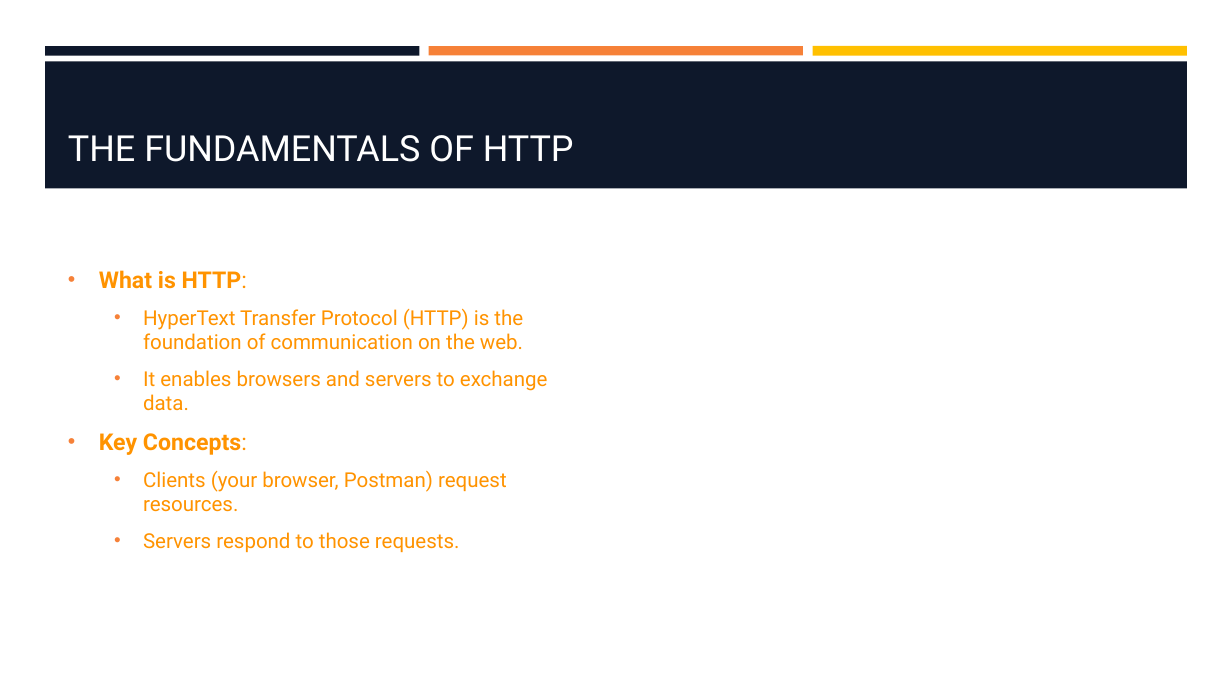
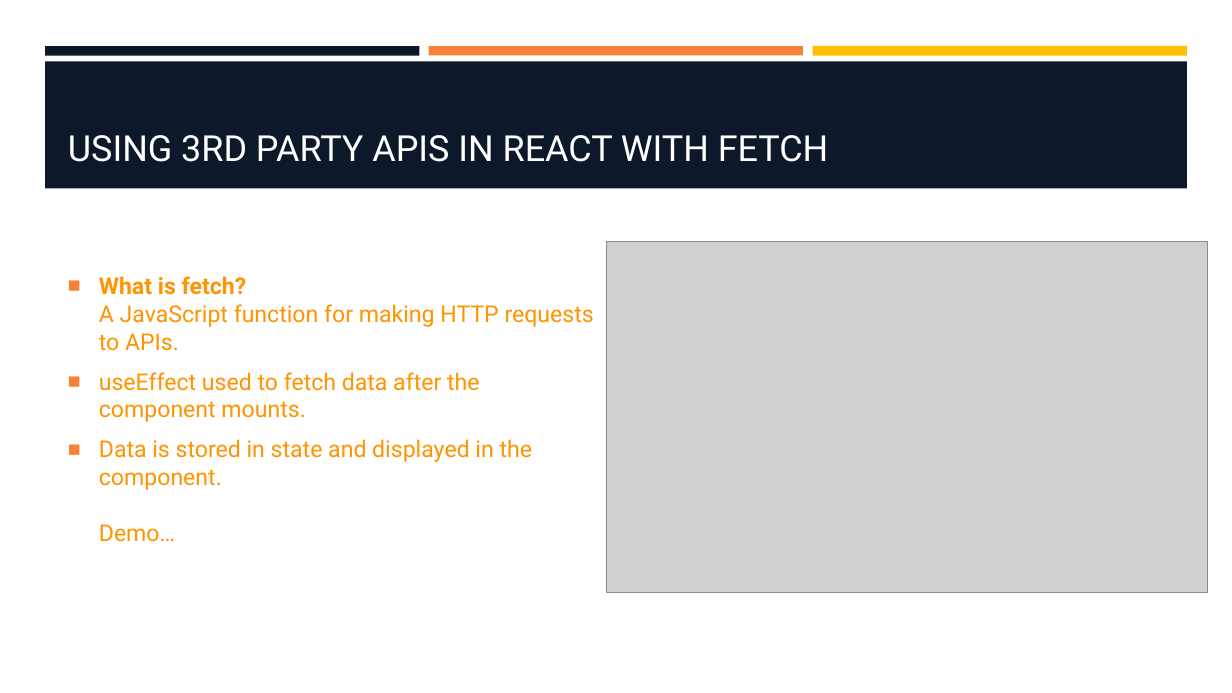
Before and after one commit to hawkeye1900/SBC-Sept24, a slide deck: slide 3 of week-9/W9-S3-Rendering-API-Deployment/W9-S3-Rendering-API-Deployment.pptx. Drawn at 1232x693 pixels with LibreOffice and Linux fonts; fonts in the diff are those of the drawing; grey boxes stand for pictures; background and template pictures are left out. Boxes give left, top, right and bottom in pixels: in the first picture for what was removed or moved away, otherwise in the second. Text is boxed around its words. In the diff, an @@ line names an element or a change of style, - is before the commit and + after.

```diff
--- a/week-9/W9-S3-Rendering-API-Deployment/W9-S3-Rendering-API-Deployment.pptx
+++ b/week-9/W9-S3-Rendering-API-Deployment/W9-S3-Rendering-API-Deployment.pptx
@@ title at bbox=[68, 135, 828, 162]: text changed @@
-THE FUNDAMENTALS OF HTTP
+USING 3RD PARTY APIS IN REACT WITH FETCH
@@ picture added at bbox=[607, 241, 1208, 592] @@
@@ text at bbox=[99, 276, 594, 542]: text changed; size 16 to 18 pt @@
-• What is HTTP:
-  • HyperText Transfer Protocol (HTTP) is the foundation of communication on the web.
-  • It enables browsers and servers to exchange data.
-• Key Concepts:
-  • Clients (your browser, Postman) request resources.
-  • Servers respond to those requests.
+■ What is fetch?
+  A JavaScript function for making HTTP requests to APIs.
+■ useEffect used to fetch data after the component mounts.
+■ Data is stored in state and displayed in the component.
+  Demo…
```
Also in this commit, not shown: 3 other slides changed, 5 slides added, 8 slides removed, 1 other file.
